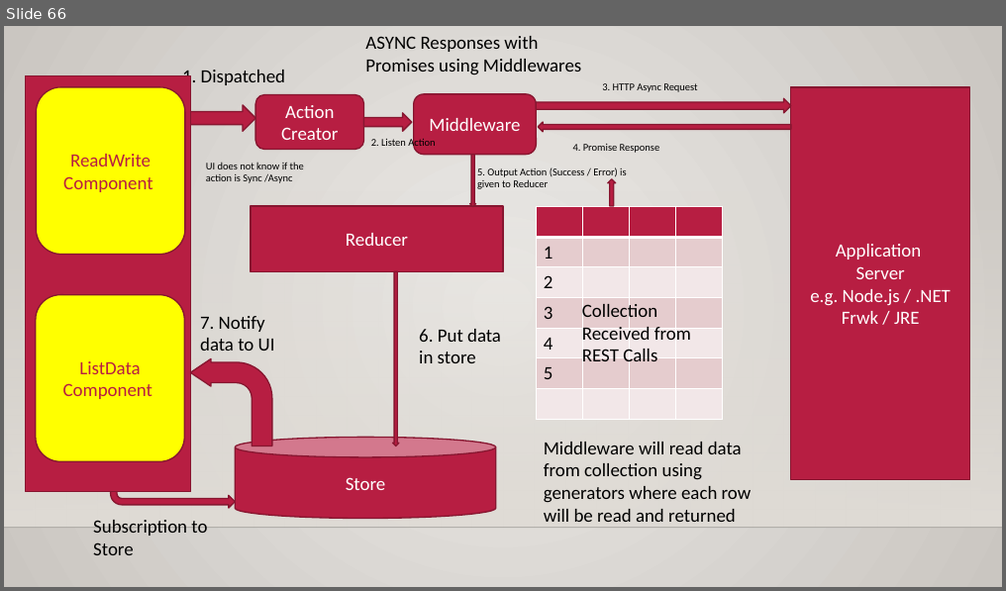
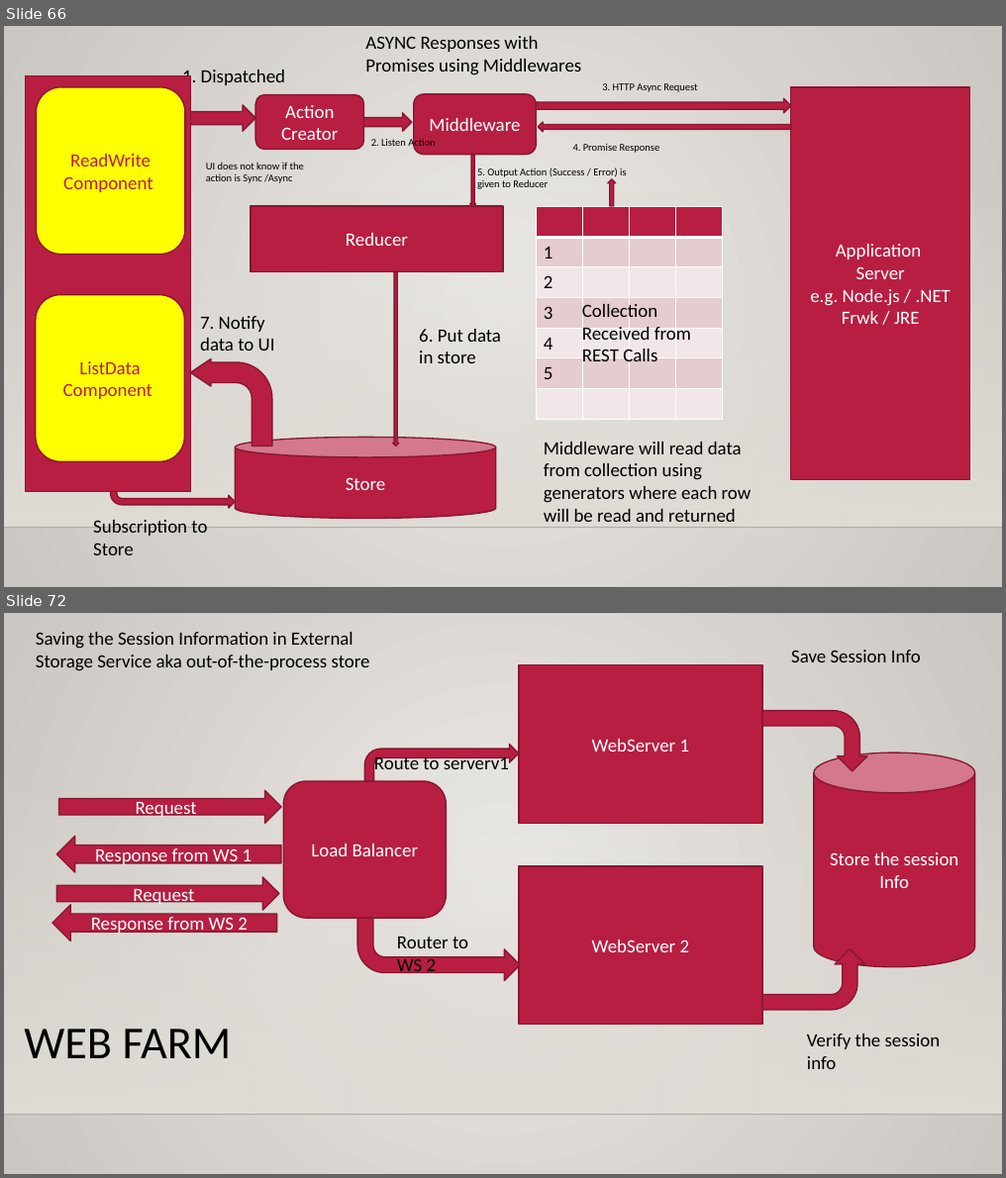
Before and after one commit to maheshsabnis/blazejan2021, a slide deck: Training_Notes_PPTs.pptx. Shown one above the other, each under a label of ours: slide 66 before the commit, slides 66 and 72 after it; the slides between them are not shown. The pictures are 1006x591 and 1006x1178 pixels, drawn with LibreOffice and Linux fonts; fonts in the diff are those of the drawing; background and template pictures are left out. Boxes give left, top, right and bottom in pixels: in the first picture for what was removed or moved away, otherwise in the second. Text is boxed around its words. In the diff, an @@ line names an element or a change of style, - is before the commit and + after.

```diff
--- a/Training_Notes_PPTs.pptx
+++ b/Training_Notes_PPTs.pptx
@@ slide 72 added at (4,613,1002,1174), background gradient #ECEAE7 to #CAC7C1; not listed: 2 template elements that a slide beside it also shows @@
@@ text added at (36,632,370,670), 18 pt, text #000000 @@
+Saving the Session Information in External Storage Service aka out-of-the-process store
@@ rectangle added at (519,665,763,823), fill #B71E42, outline #871631 1.25 pt, 18 pt, text #FFFFFF @@
+WebServer 1
@@ text added at (791,650,921,663), 18 pt, text #000000 @@
+Save Session Info
@@ bent arrow added at (762,711,867,771), fill #B71E42, outline #871631 1.25 pt @@
@@ bent arrow added at (364,744,519,781), fill #B71E42, outline #871631 1.25 pt, 18 pt, text #000000 @@
+Route to serverv1
@@ cylinder added at (814,753,975,967), fill #B71E42, outline #871631 1.25 pt, 18 pt, text #FFFFFF @@
+Store the session Info
@@ right arrow added at (58,790,281,823), fill #B71E42, outline #871631 1.25 pt, 18 pt, text #FFFFFF @@
+Request
@@ rounded rectangle added at (283,781,446,919), fill #B71E42, outline #871631 1.25 pt, 18 pt, text #FFFFFF @@
+Load Balancer
@@ left arrow added at (56,836,281,872), fill #B71E42, outline #871631 1.25 pt, 18 pt, text #FFFFFF @@
+Response from WS 1
@@ right arrow added at (56,877,279,910), fill #B71E42, outline #871631 1.25 pt, 18 pt, text #FFFFFF @@
+Request
@@ rectangle added at (519,866,763,1025), fill #B71E42, outline #871631 1.25 pt, 18 pt, text #FFFFFF @@
+WebServer 2
@@ left arrow added at (53,905,277,942), fill #B71E42, outline #871631 1.25 pt, 18 pt, text #FFFFFF @@
+Response from WS 2
@@ bent arrow added at (357,919,520,981), fill #B71E42, outline #871631 1.25 pt @@
@@ text added at (397,937,468,976), 18 pt, text #000000 @@
+Router to WS 2
@@ bent arrow added at (762,950,865,1010), fill #B71E42, outline #871631 1.25 pt @@
@@ text added at (24,1029,232,1059), 44 pt, text #000000 @@
+WEB FARM
@@ text added at (807,1034,941,1069), 18 pt, text #000000 @@
+Verify the session info
```
Also in this commit, not shown: 5 other slides added, 27 other files.
